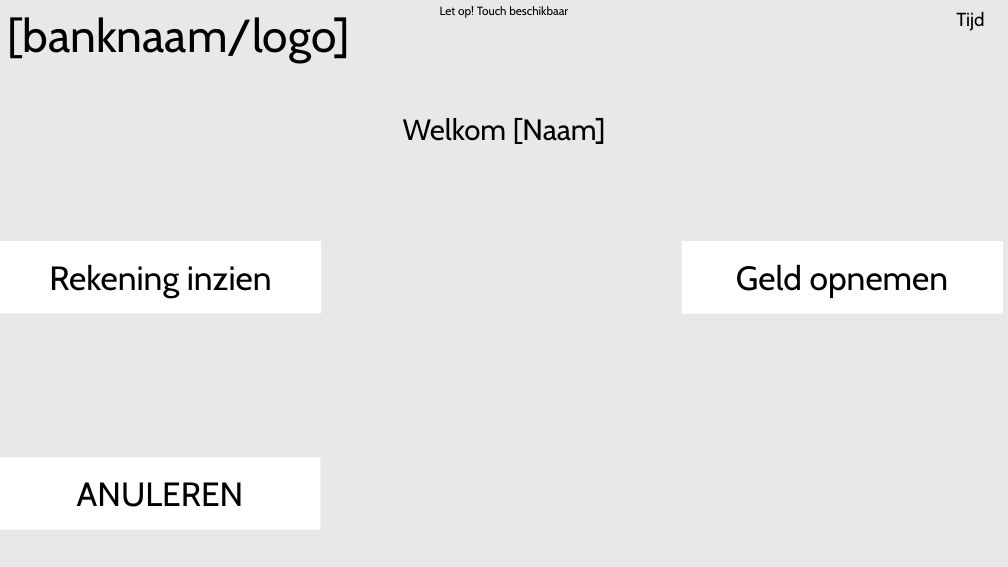
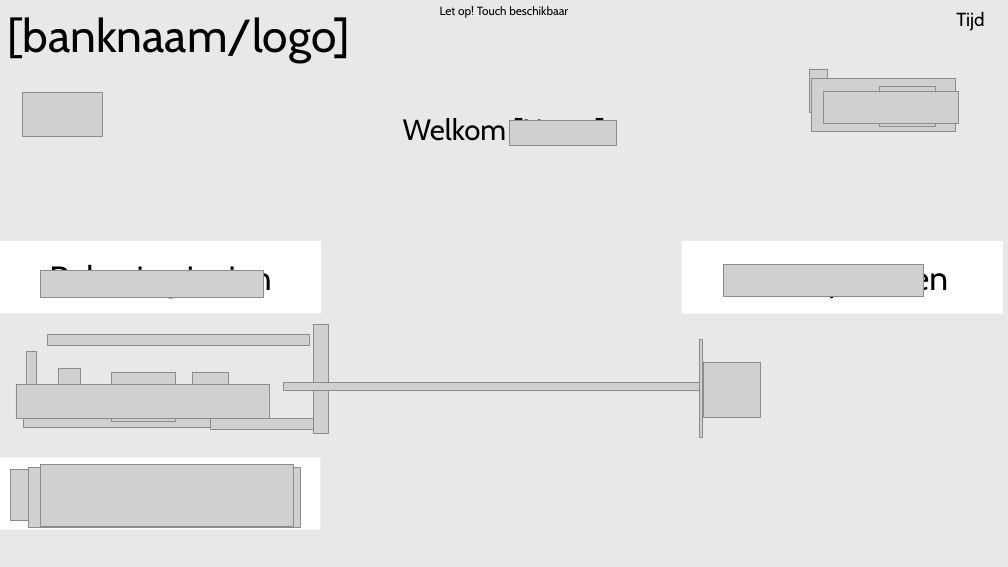
Before and after one commit to BruddaCode/Project-3-4-Bank, a slide deck: slide 7 of documentatie/ontwerpen/GUI/bank_GUI_SketchV2.ppt. Drawn at 1008x567 pixels with LibreOffice and Linux fonts; fonts in the diff are those of the drawing; grey boxes stand for pictures; background and template pictures are left out. Boxes give left, top, right and bottom in pixels: in the first picture for what was removed or moved away, otherwise in the second. Text is boxed around its words. In the diff, an @@ line names an element or a change of style, - is before the commit and + after.

Commit message:
Logo centreren

```diff
--- a/documentatie/ontwerpen/GUI/bank_GUI_SketchV2.ppt
+++ b/documentatie/ontwerpen/GUI/bank_GUI_SketchV2.ppt
@@ picture added at [809, 69, 827, 112] @@
@@ picture added at [812, 78, 955, 131] @@
@@ picture added at [879, 86, 935, 127] @@
@@ picture added at [22, 92, 103, 137] @@
@@ picture added at [824, 91, 958, 122] @@
@@ picture added at [861, 91, 877, 119] @@
@@ picture added at [509, 121, 617, 145] @@
@@ picture added at [723, 264, 923, 296] @@
@@ picture added at [40, 270, 264, 297] @@
@@ group added at [23, 325, 760, 437]: 11 pictures @@
@@ picture added at [16, 384, 269, 418] @@
@@ picture added at [11, 469, 242, 520] @@
@@ picture added at [29, 467, 300, 527] @@
@@ picture added at [41, 465, 293, 527] @@
```
Also in this commit, not shown: 7 other slides changed, 1 slide added, 1 slide removed, 1 other file.
